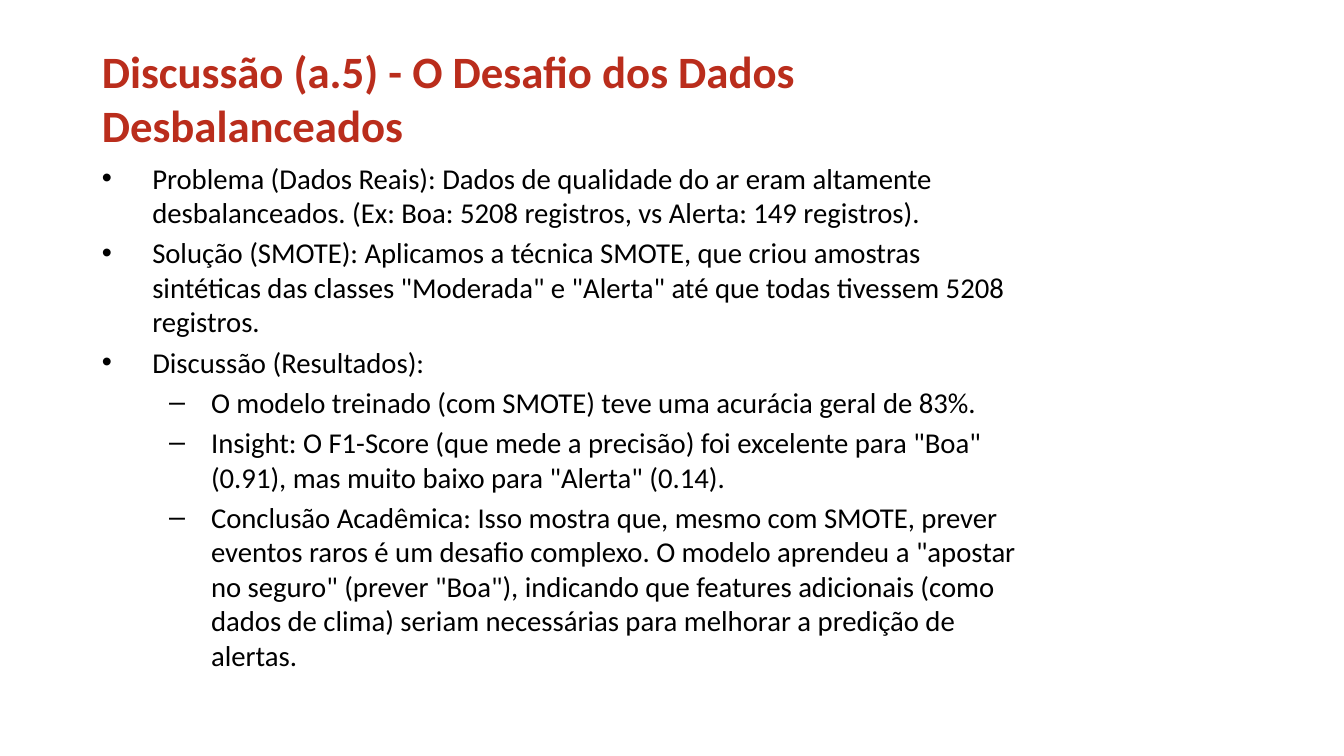
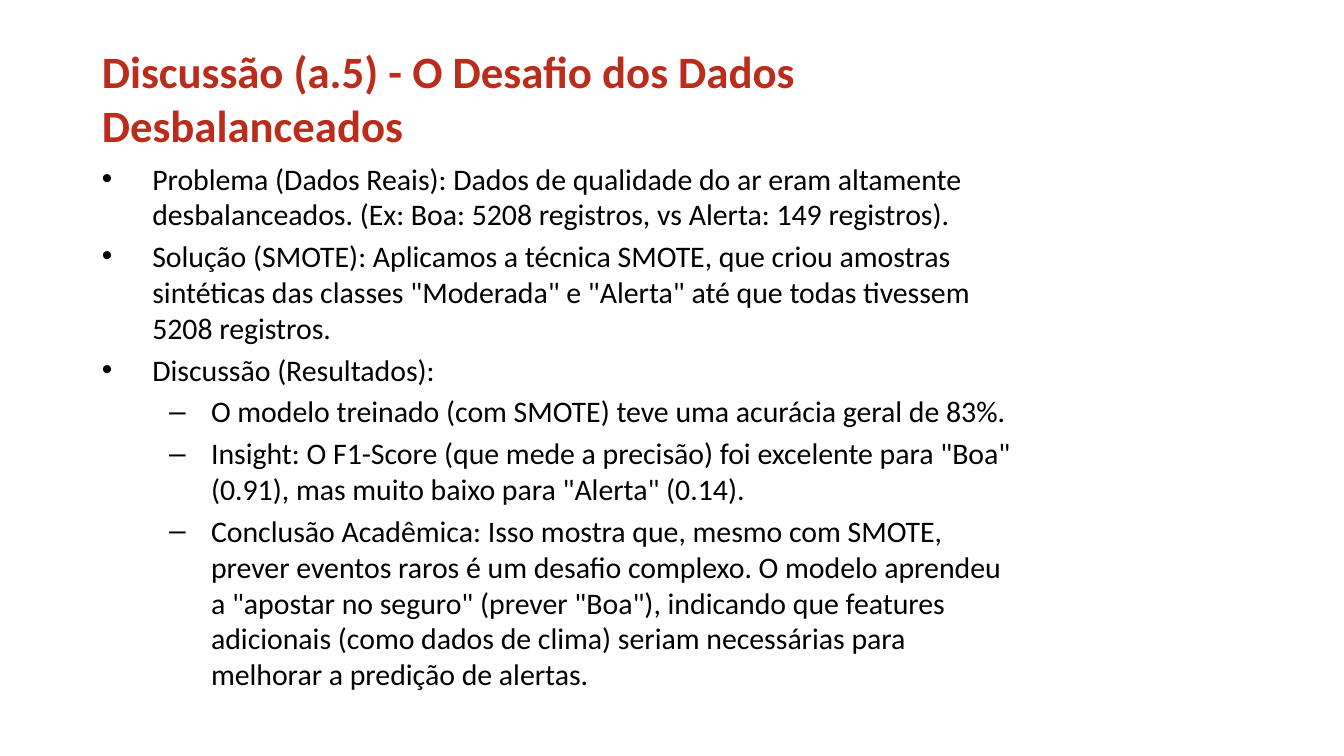
Before and after one commit to gitandreihirata/Unesp_Doutorado, a slide deck: slide 17 of Mineracao de Dados/Projeto Final/Smart City & Digital Twin - Andrei.pptx (slide 16 before the commit). Drawn at 1344x756 pixels with LibreOffice and Linux fonts; fonts in the diff are those of the drawing; background and template pictures are left out. Boxes give left, top, right and bottom in pixels: in the first picture for what was removed or moved away, otherwise in the second. Text is boxed around its words. In the diff, an @@ line names an element or a change of style, - is before the commit and + after.

```diff
--- a/Mineracao de Dados/Projeto Final/Smart City & Digital Twin - Andrei.pptx
+++ b/Mineracao de Dados/Projeto Final/Smart City & Digital Twin - Andrei.pptx
@@ text "Problema (Dados Reais): Dados de ..." at (152,168,1010,690): size 15.4 to 16 pt @@
```
Also in this commit, not shown: 4 other slides changed, 1 slide added, 17 other files.
